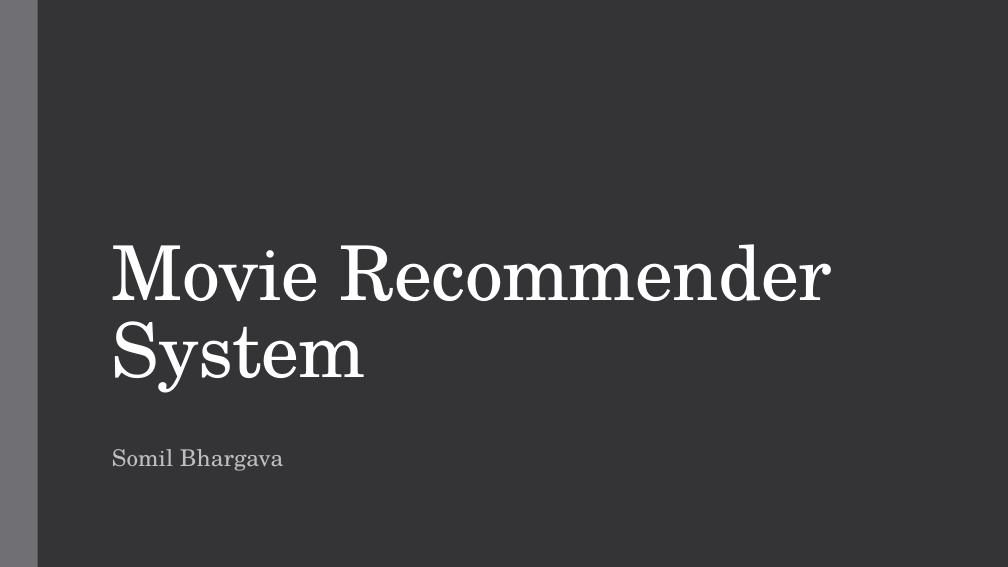
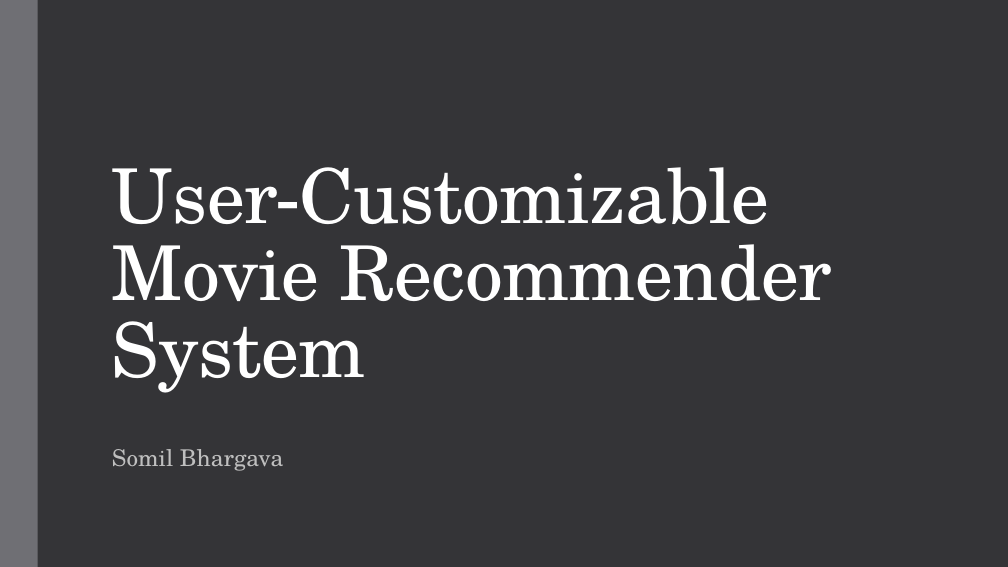
Before and after one commit to SomilB/Data-Science-Intensive---Capstone-Project, a slide deck: slide 1 of Capstone Presentation.pptx. Drawn at 1008x567 pixels with LibreOffice and Linux fonts; fonts in the diff are those of the drawing. Boxes give left, top, right and bottom in pixels: in the first picture for what was removed or moved away, otherwise in the second. Text is boxed around its words. In the diff, an @@ line names an element or a change of style, - is before the commit and + after.

```diff
--- a/Capstone Presentation.pptx
+++ b/Capstone Presentation.pptx
@@ title at <box>112,167,833,393</box>: text changed @@
-Movie Recommender System
+User-Customizable Movie Recommender System
```
Also in this commit, not shown: 6 other slides changed, 10 slides added, 2 slides removed.
